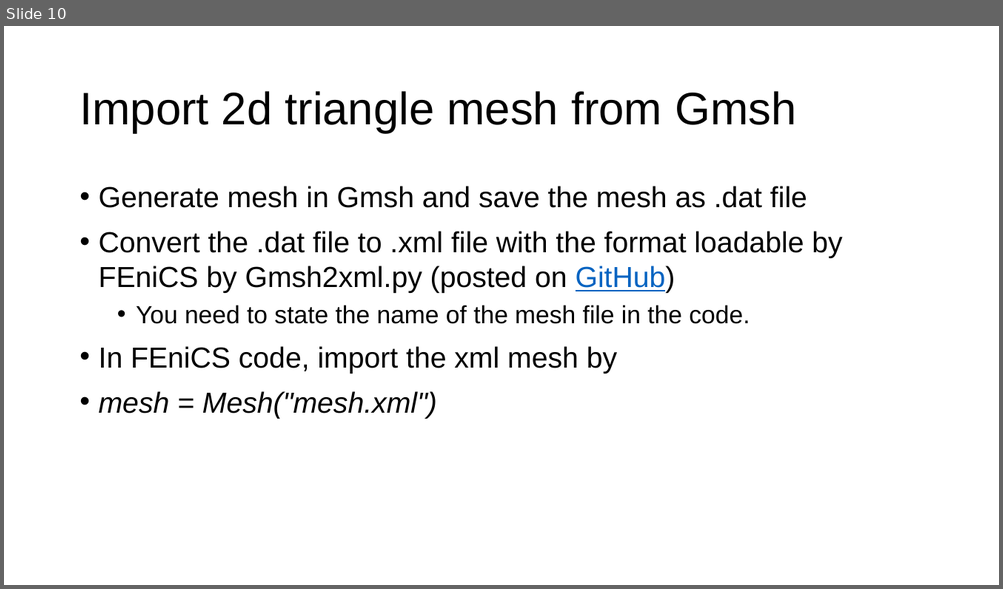
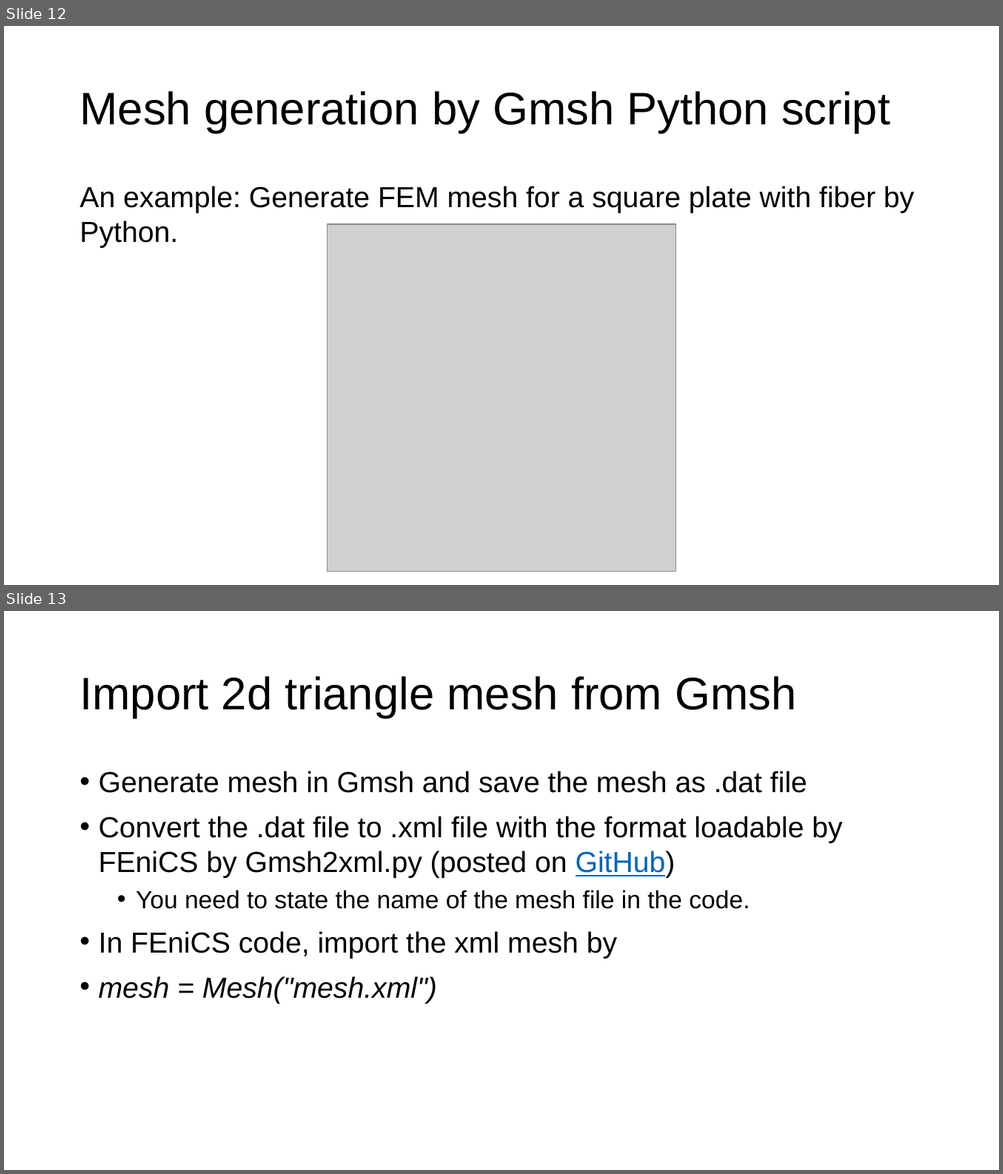
Before and after one commit to YuxiangGao0321/FEniCS_tutorial_2023, a slide deck: Mesh generation and coding in FEniCS.pptx. Shown one above the other, each under a label of ours: slide 10 before the commit, slides 12 and 13 after it. The pictures are 1003x589 and 1003x1174 pixels, drawn with LibreOffice and Linux fonts; fonts in the diff are those of the drawing; grey boxes stand for pictures. Boxes give left, top, right and bottom in pixels: in the first picture for what was removed or moved away, otherwise in the second. Text is boxed around its words. In the diff, an @@ line names an element or a change of style, - is before the commit and + after.

```diff
--- a/Mesh generation and coding in FEniCS.pptx
+++ b/Mesh generation and coding in FEniCS.pptx
@@ slide 12 added at box(4, 26, 999, 585), background #FFFFFF @@
@@ title added at box(79, 91, 890, 133), 44 pt, text #000000 @@
+Mesh generation by Gmsh Python script
@@ text added at box(79, 186, 913, 248), 28 pt, text #000000 @@
+An example: Generate FEM mesh for a square plate with fiber by Python.
@@ picture added at box(327, 224, 675, 572) @@
@@ what was slide 10 is now slide 13 @@
```
Also in this commit, not shown: 2 other slides added.
